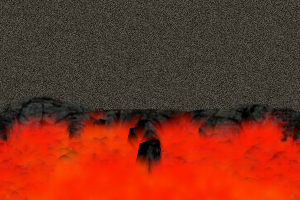
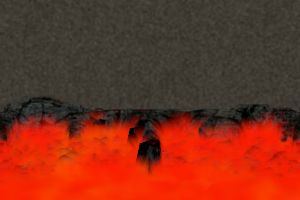
Two versions of the same layered image (300 x 200). Layer-by-layer changes:
painted on "Clipboard" over 0, 171, 300, 200
painted on "New Layer" over 0, 0, 300, 200
